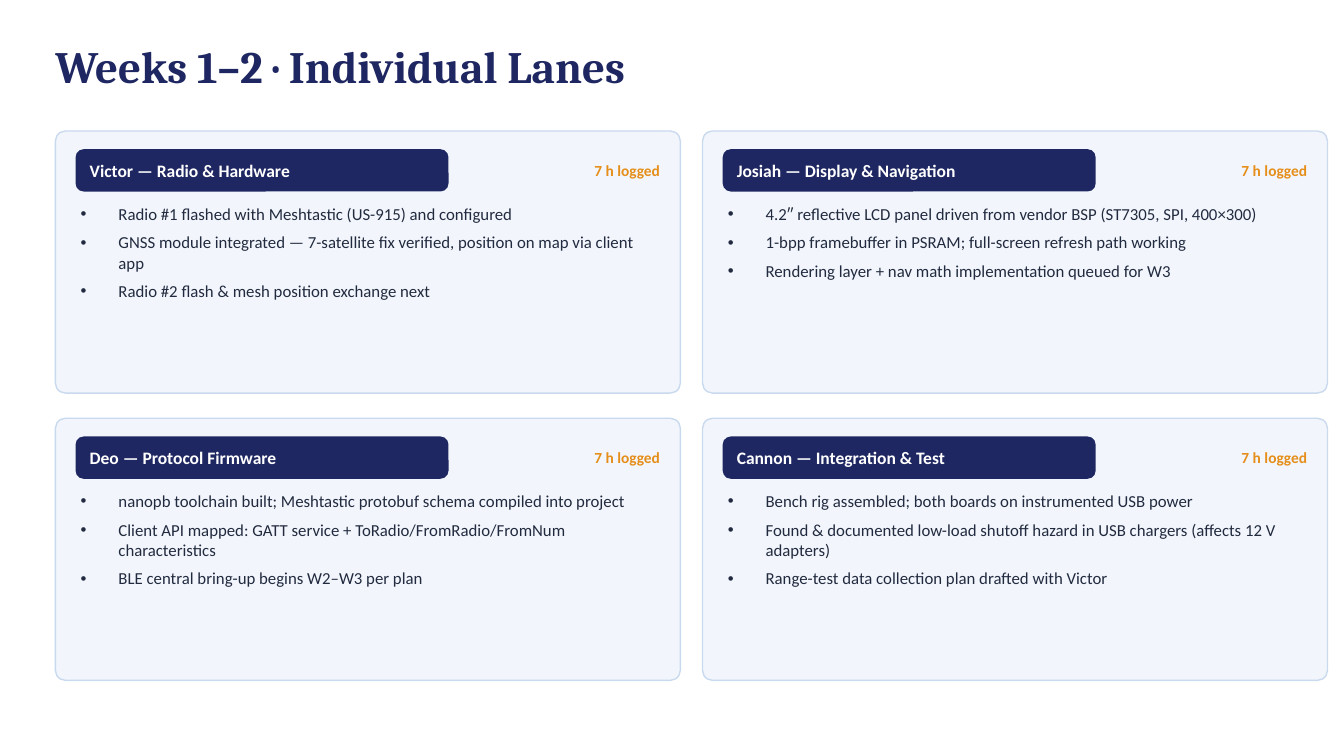
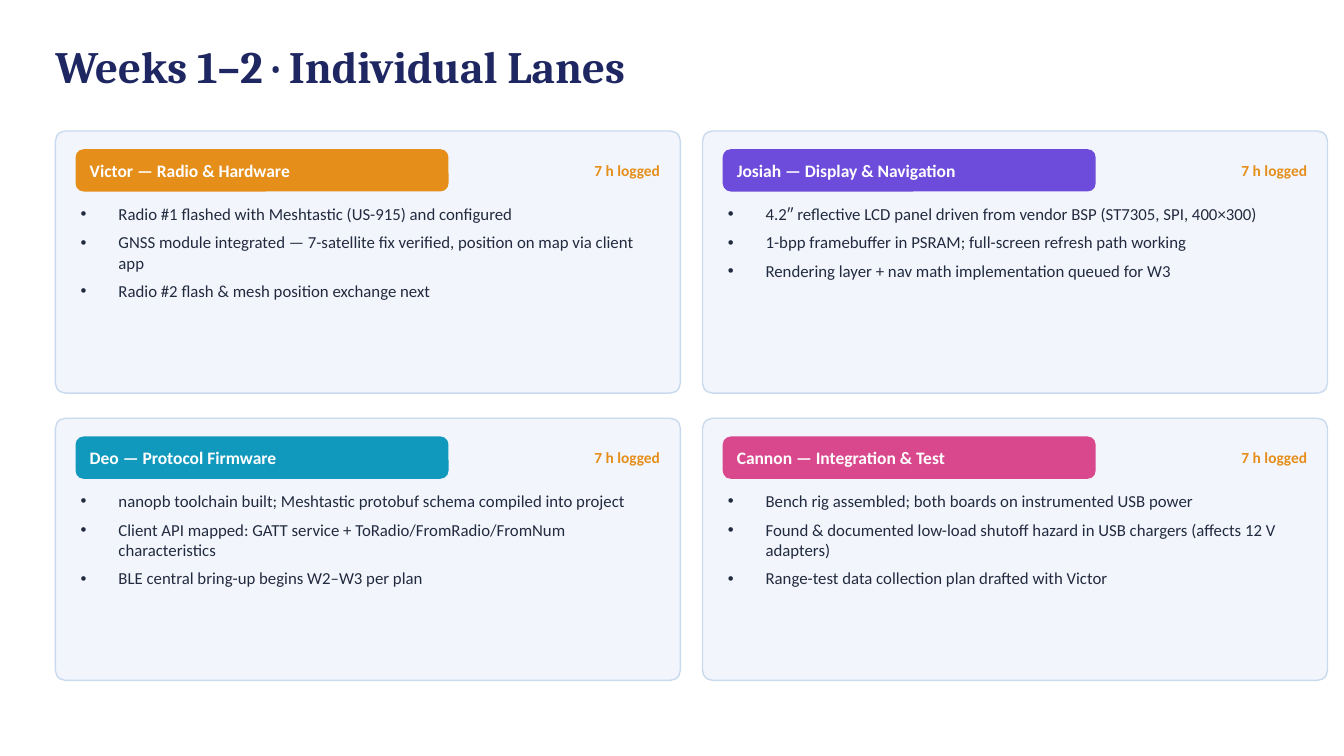
Before and after one commit to deosgracius/offgrid-vehicle-tracker, a slide deck: slide 6 of docs/presentations/Group9_Presentation2_Weeks1-2.pptx (slide 4 before the commit). Drawn at 1344x756 pixels with LibreOffice and Linux fonts; fonts in the diff are those of the drawing. Boxes give left, top, right and bottom in pixels: in the first picture for what was removed or moved away, otherwise in the second. Text is boxed around its words. In the diff, an @@ line names an element or a change of style, - is before the commit and + after.

```diff
--- a/docs/presentations/Group9_Presentation2_Weeks1-2.pptx
+++ b/docs/presentations/Group9_Presentation2_Weeks1-2.pptx
@@ rounded rectangle at (x1=76, y1=149, x2=449, y2=192): fill #1E2761 to #E58E1A @@
@@ rounded rectangle at (x1=723, y1=149, x2=1096, y2=192): fill #1E2761 to #6D4BDB @@
@@ rounded rectangle at (x1=76, y1=437, x2=449, y2=479): fill #1E2761 to #1199BD @@
@@ rounded rectangle at (x1=723, y1=437, x2=1096, y2=479): fill #1E2761 to #D9488C @@
```
Also in this commit, not shown: 6 other slides changed, 2 slides added.
